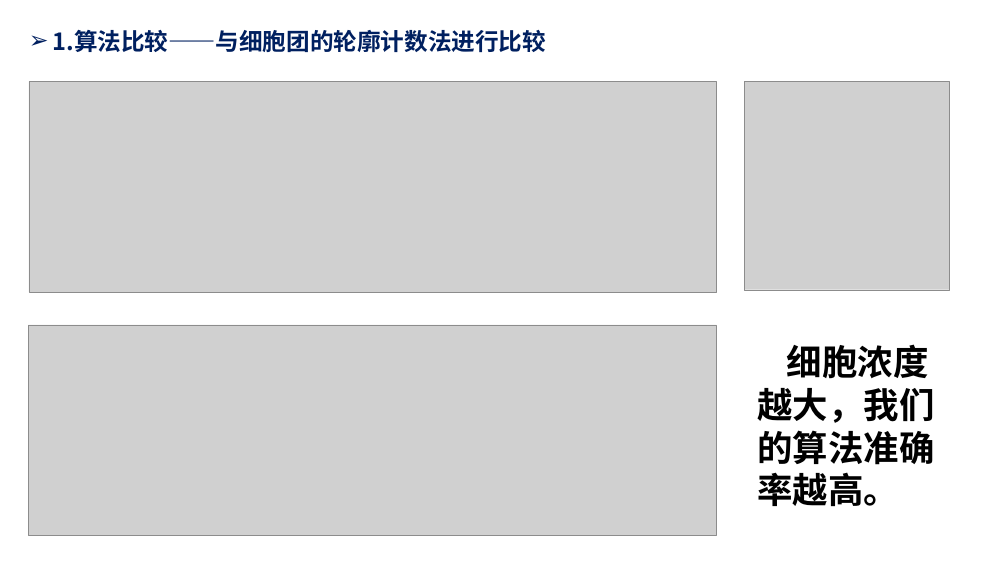
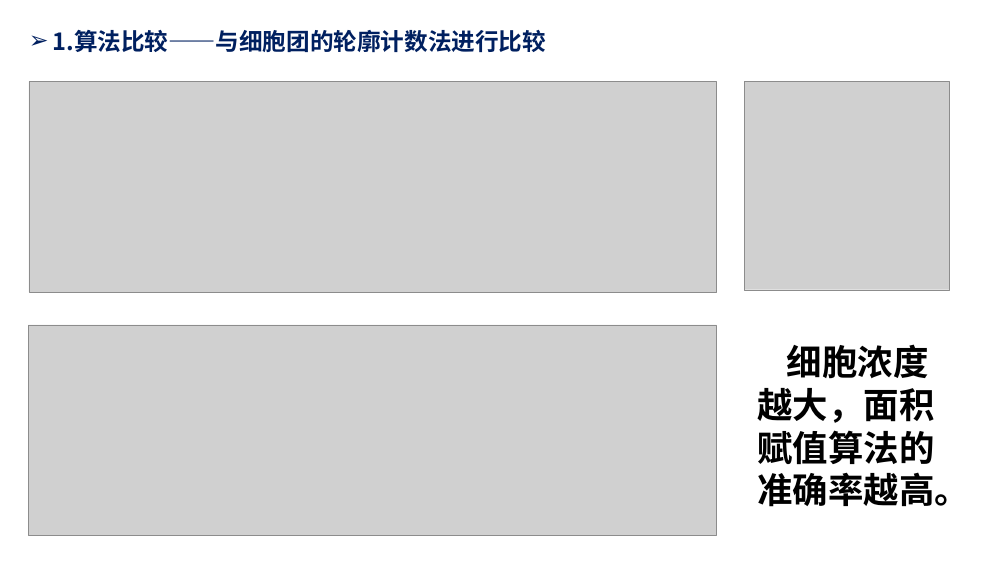
Before and after one commit to Humble-Engineer/Reports, a slide deck: slide 2 of 2024年/周报20241122.pptx. Drawn at 1008x567 pixels with LibreOffice and Linux fonts; fonts in the diff are those of the drawing; grey boxes stand for pictures. Boxes give left, top, right and bottom in pixels: in the first picture for what was removed or moved away, otherwise in the second. Text is boxed around its words. In the diff, an @@ line names an element or a change of style, - is before the commit and + after.

```diff
--- a/2024年/周报20241122.pptx
+++ b/2024年/周报20241122.pptx
@@ text at [757,344,970,507]: text changed @@
-细胞浓度越大，我们的算法准确率越高。
+细胞浓度越大，面积赋值算法的准确率越高。
```
Also in this commit, not shown: 1 other slide changed, 3 slides added, 2 slides removed.
